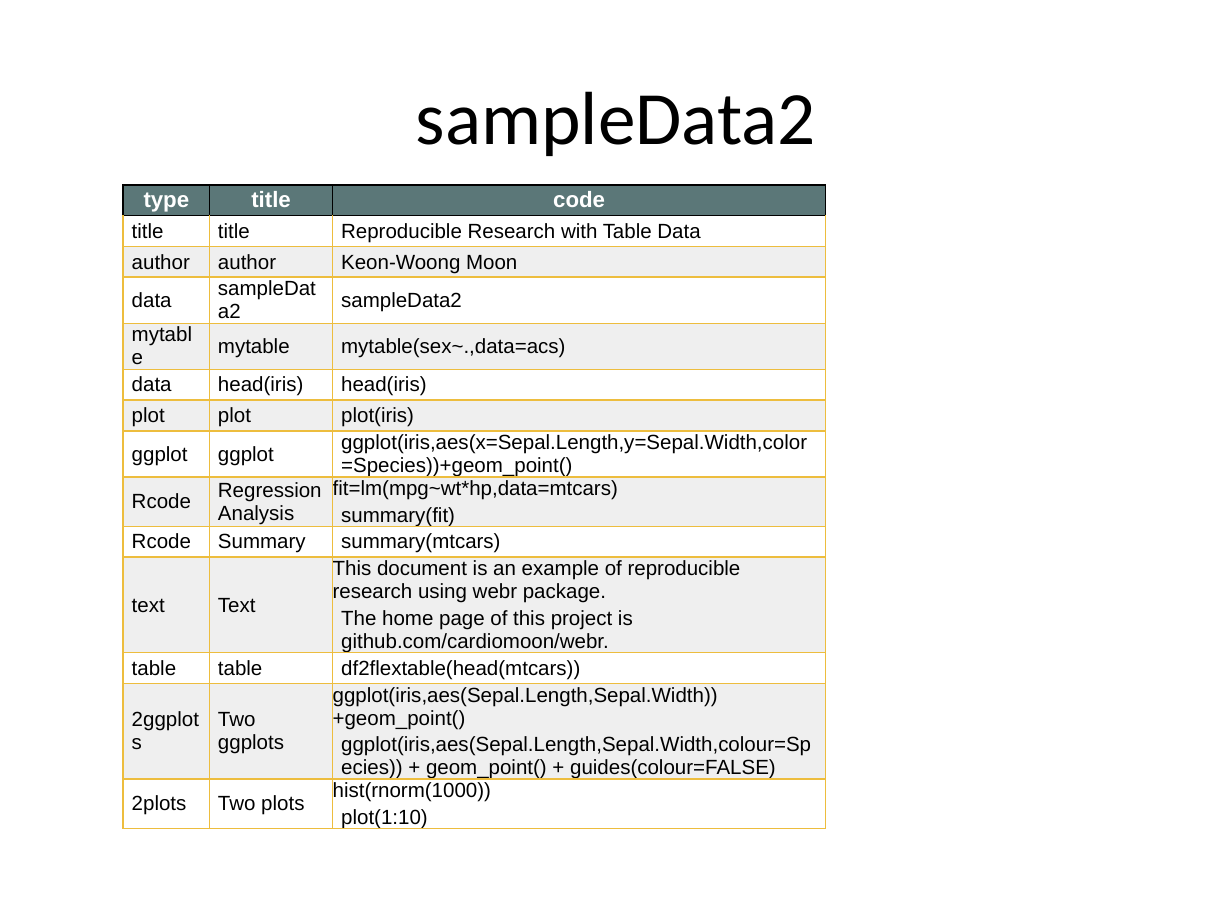
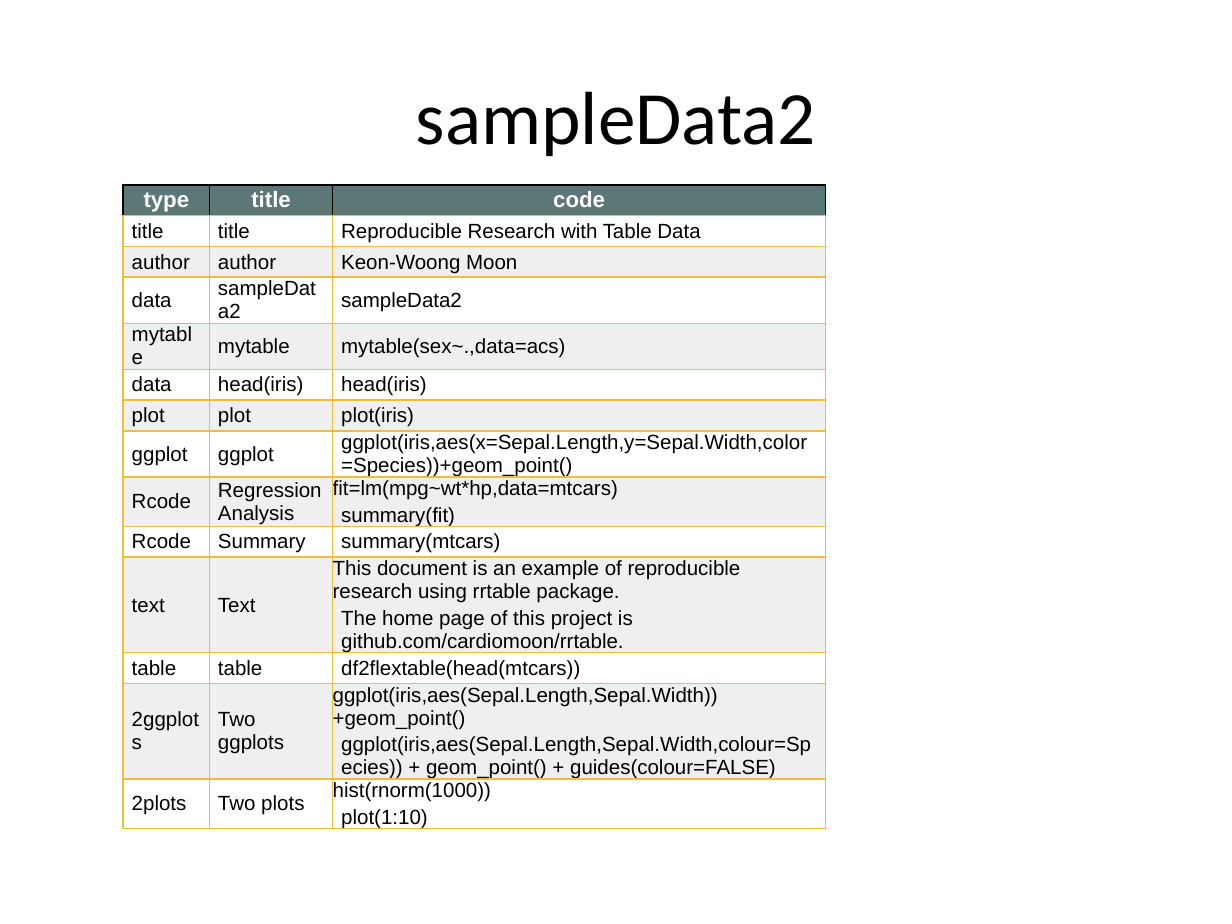
Before and after one commit to cardiomoon/rrtable, a slide deck: slide 2 of inst/doc_examples/sampleData2.pptx. Drawn at 1232x924 pixels with LibreOffice and Linux fonts; fonts in the diff are those of the drawing. Boxes give left, top, right and bottom in pixels: in the first picture for what was removed or moved away, otherwise in the second. Text is boxed around its words. In the diff, an @@ line names an element or a change of style, - is before the commit and + after.

```diff
--- a/inst/doc_examples/sampleData2.pptx
+++ b/inst/doc_examples/sampleData2.pptx
@@ table at bbox=[123, 185, 825, 832] @@
-row 11, column 3: This document is an example of reproducible research using webr package. The home page of this project is github.com/cardiomoon/webr.
+row 11, column 3: This document is an example of reproducible research using rrtable package. The home page of this project is github.com/cardiomoon/rrtable.
@@ highlight #FFFFFF to none in "type", "title", "code", "title" and 37 more places @@
@@ borders changed @@
```
Also in this commit, not shown: 10 other slides changed, 12 other files.
